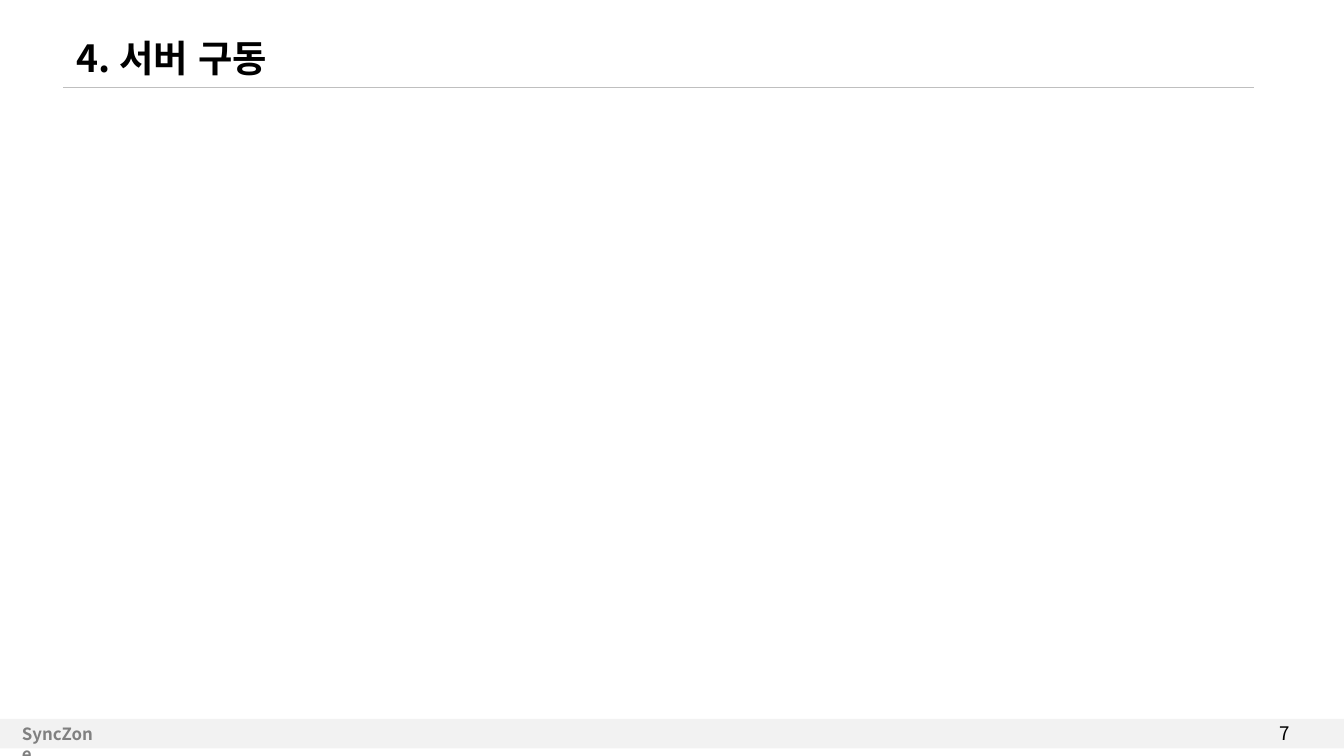
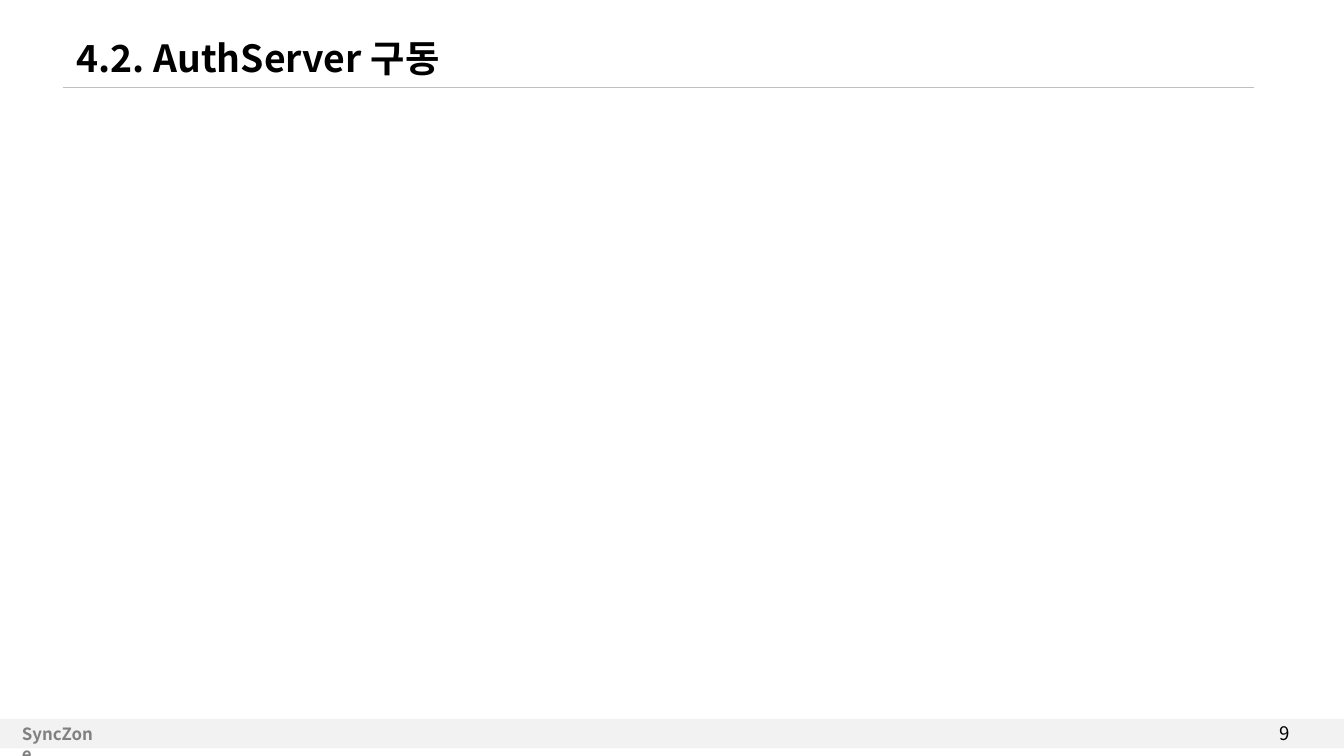
Before and after one commit to kkr3212/Examples, a slide deck: slide 9 of RPGGame_Docs/AegisNetwork_RPGServer.pptx (slide 7 before the commit). Drawn at 1344x756 pixels with LibreOffice and Linux fonts; fonts in the diff are those of the drawing. Boxes give left, top, right and bottom in pixels: in the first picture for what was removed or moved away, otherwise in the second. Text is boxed around its words. In the diff, an @@ line names an element or a change of style, - is before the commit and + after.

```diff
--- a/RPGGame_Docs/AegisNetwork_RPGServer.pptx
+++ b/RPGGame_Docs/AegisNetwork_RPGServer.pptx
@@ text at (77, 42, 440, 76): text changed @@
-4. 서버 구동
+4.2. AuthServer 구동
@@ page number at (1279, 726, 1289, 741): text changed @@
-7
+9
```
Also in this commit, not shown: 3 other slides changed, 3 slides added, 6 other files.
